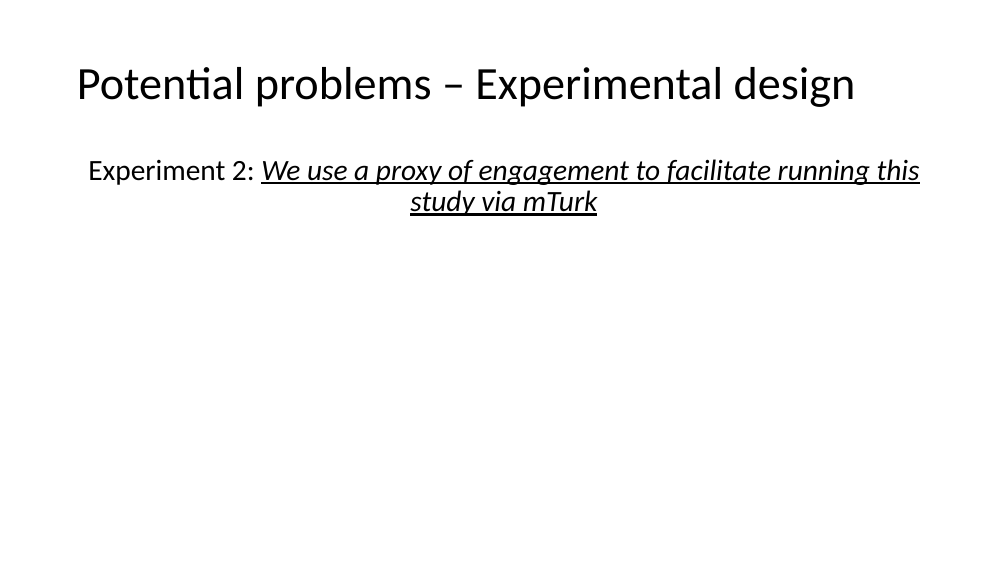
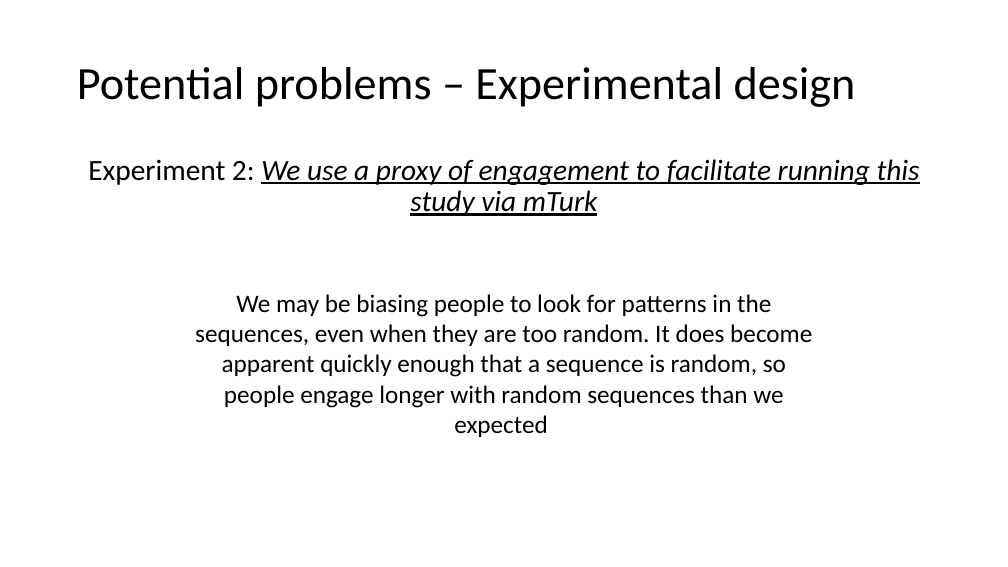
Before and after one commit to sradkani/CoCoSci, a slide deck: slide 31 of summary:papers/CogSci attempt.pptx (slide 27 before the commit). Drawn at 1008x567 pixels with LibreOffice and Linux fonts; fonts in the diff are those of the drawing. Boxes give left, top, right and bottom in pixels: in the first picture for what was removed or moved away, otherwise in the second. Text is boxed around its words. In the diff, an @@ line names an element or a change of style, - is before the commit and + after.

```diff
--- a/summary:papers/CogSci attempt.pptx
+++ b/summary:papers/CogSci attempt.pptx
@@ text added at (x1=195, y1=294, x2=812, y2=437), 24 pt, text #000000 @@
+We may be biasing people to look for patterns in the sequences, even when they are too random. It does become apparent quickly enough that a sequence is random, so people engage longer with random sequences than we expected
```
Also in this commit, not shown: 12 other slides changed, 8 slides added, 7 slides removed, 23 other files.
